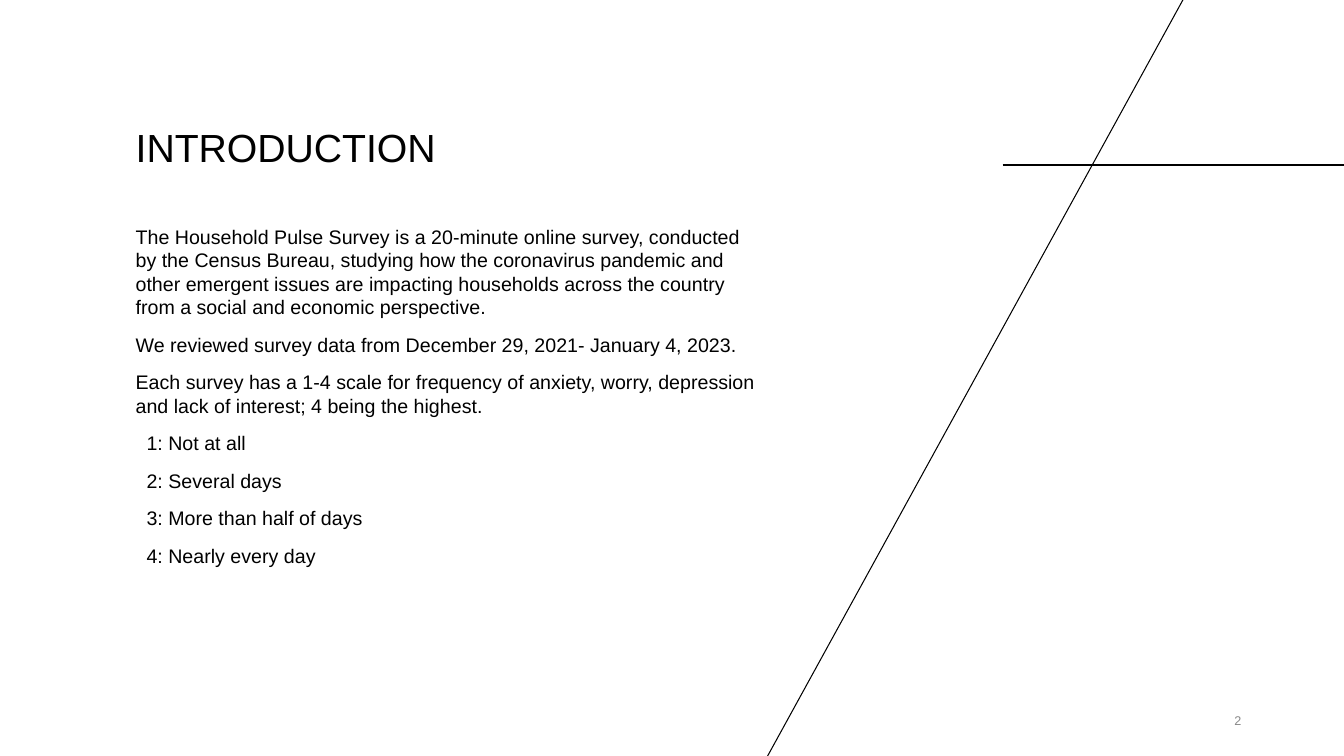
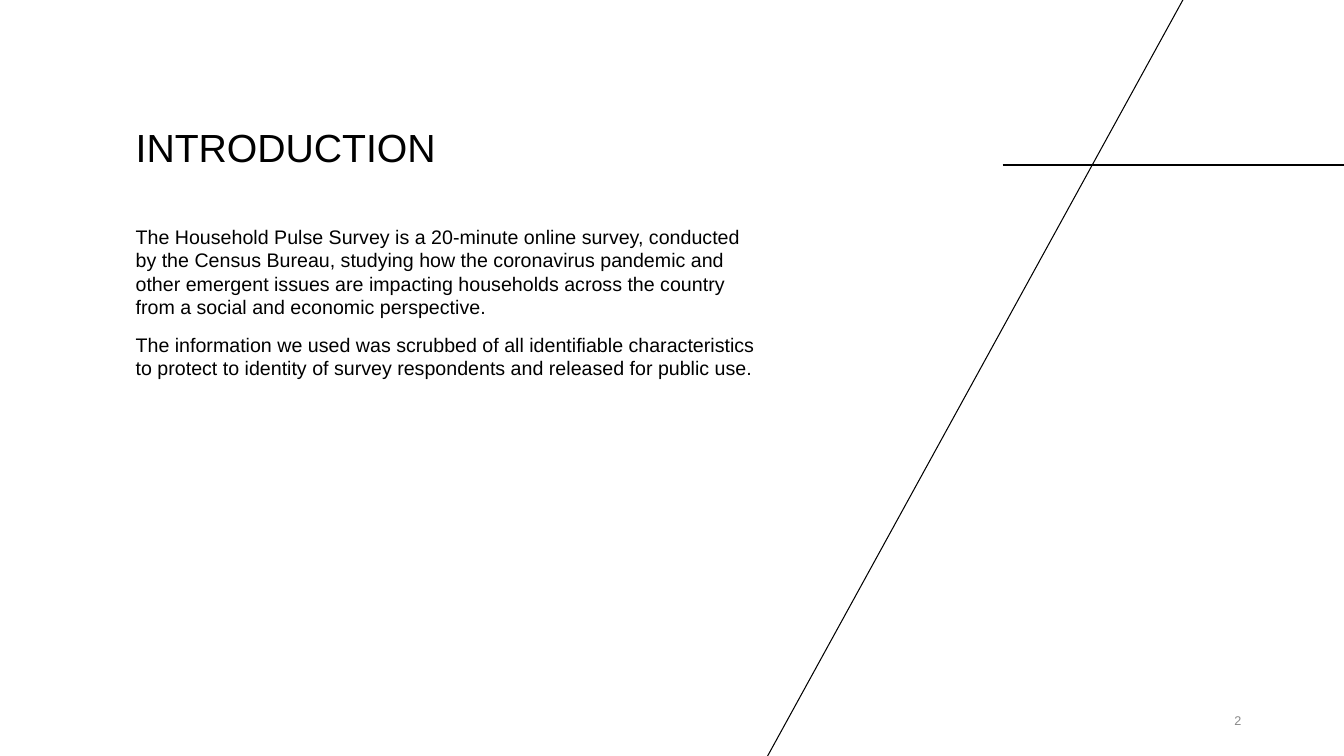
Before and after one commit to ginaleonardi/project_1, a slide deck: slide 2 of Project_Presentation.pptx. Drawn at 1344x756 pixels with LibreOffice and Linux fonts; fonts in the diff are those of the drawing. Boxes give left, top, right and bottom in pixels: in the first picture for what was removed or moved away, otherwise in the second. Text is boxed around its words. In the diff, an @@ line names an element or a change of style, - is before the commit and + after.

```diff
--- a/Project_Presentation.pptx
+++ b/Project_Presentation.pptx
@@ text at box(136, 337, 754, 379): text changed @@
-We reviewed survey data from December 29, 2021- January 4, 2023.
-Each survey has a 1-4 scale for frequency of anxiety, worry, depression and lack of interest; 4 being the highest.
-1: Not at all
-2: Several days
-3: More than half of days
-4: Nearly every day
+The information we used was scrubbed of all identifiable characteristics to protect to identity of survey respondents and released for public use.
```
Also in this commit, not shown: 1 slide added.
